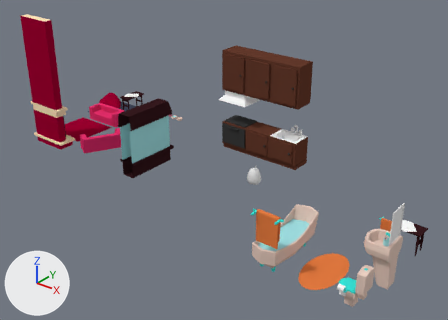
What one commit did to the Blender file Assets/Models/lotsa stuff.blend.
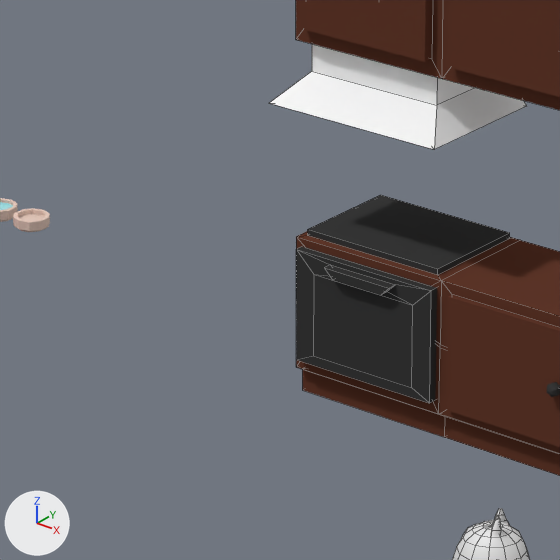
The first picture shows the older version from a 50 mm camera at (76.9, -61.4, 46.2) aimed at (27.0, 1.0, 7.5). The close-ups show both versions on the part from 39% to 59% of the width and 26% to 54% of the height of that picture; other places that the commit changed are outside them. The axes (+X, +Y, +Z) are drawn at lower left. The lights are the same throughout. The close-ups show mesh edges as thin lines.

The first close-up shows 'ComidaGatos2', 'PortaForno', 'Sphere', 'balcaocozinha', 'balcaocozinha.001', 'balcaocozinha.004', 'porta', 'porta.001'.
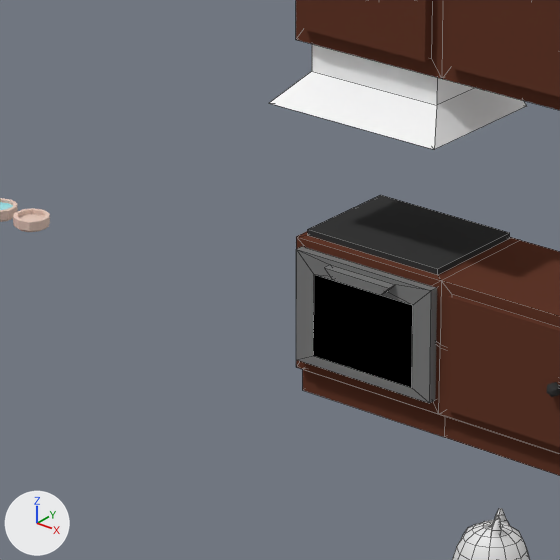
Where the newer file only moved an object's origin or applied its transform, the numbers keep the older frame.

What differs and where, as boxes (x1, y1, x2, y2) in the close-ups (560 x 560 px):
part 1 of me_cube_017, recoloured (black to grey): (296, 247, 437, 403) in both
part 2 of me_cube_017, recoloured: (313, 275, 413, 388) in both

Diff of the bpy script that builds the scene:
```diff
--- a/Assets/Models/lotsa stuff.blend.py
+++ b/Assets/Models/lotsa stuff.blend.py
@@ mat_material @@
+mat_material = diffuse_material('Material')
+mat_material.base_color = (0.212, 0.212, 0.212)  # grey #7f7f7f
@@ mat_material_012 @@
+mat_material_012 = diffuse_material('Material.012')
+mat_material_012.base_color = (0.0, 0.0, 0.0)  # black #000000
@@ me_cube_017 @@
 me_cube_017.from_pydata(...)  # 20 vertices, 18 faces; spans x -1.0..1.0, y -1.0..2.68, z -1.0..1.0
 # used by ob_portaforno; location = (20.89, 11.16, 6.19); scale = (2.21, -0.159, 1.58)
+# me_cube_017 part 1: 17 of the faces centred in x -1.0..1.0, y -1.0..2.68, z -1.0..1.0 switch from mat_material_007 (black #3b3b3b) to mat_material (grey #7f7f7f)
+# me_cube_017 part 2: the 1 face centred in x 0.0, y 1.0, z -0.09 switches from mat_material_007 (black #3b3b3b) to mat_material_012 (black #000000)
+me_cube_017.materials.append(mat_material_012)  # black #000000
```
